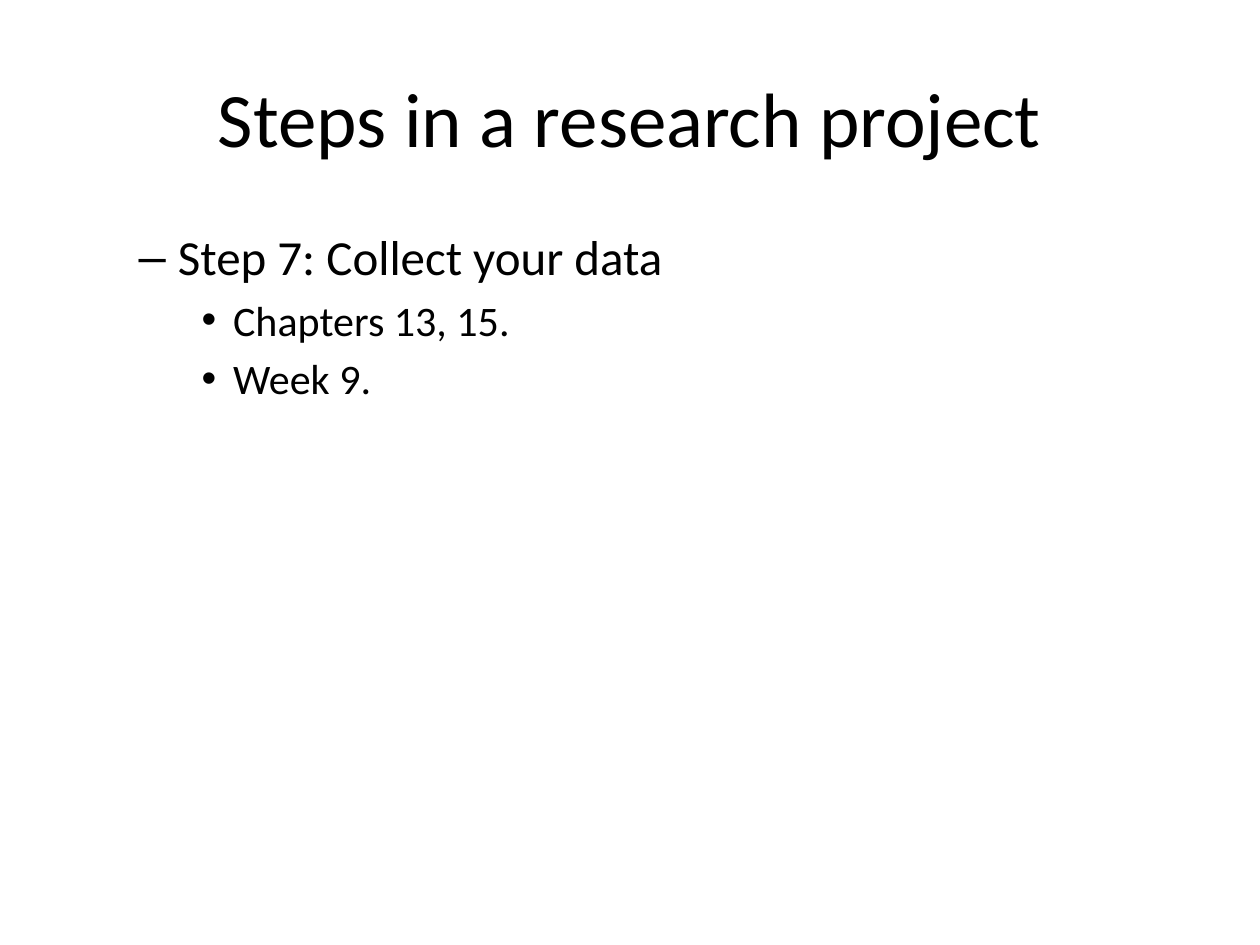
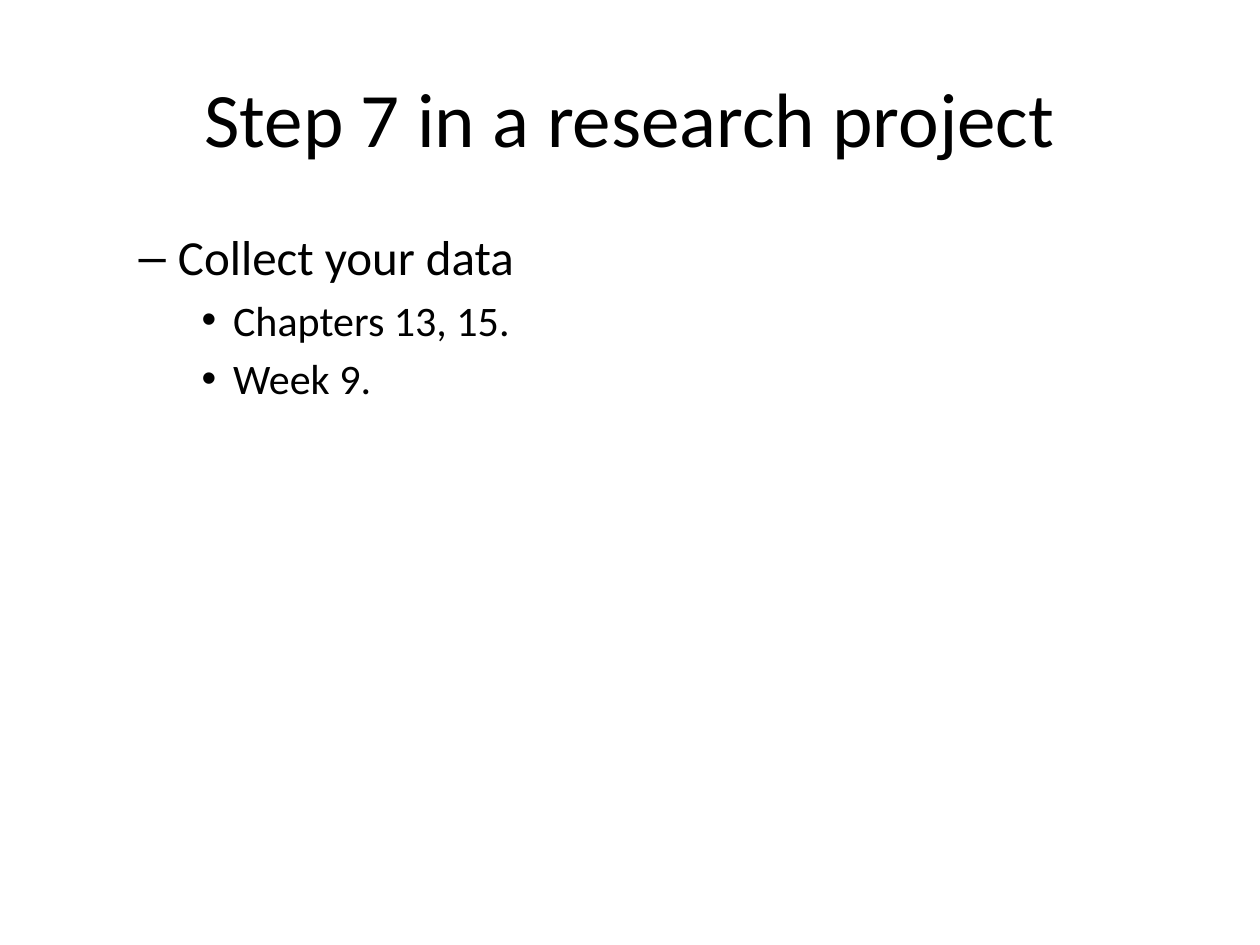
Before and after one commit to pmean/classes, a slide deck: slide 10 of clinical-research-methodology/results/video02-planning.pptx. Drawn at 1260x945 pixels with LibreOffice and Linux fonts; fonts in the diff are those of the drawing. Boxes give left, top, right and bottom in pixels: in the first picture for what was removed or moved away, otherwise in the second. Text is boxed around its words. In the diff, an @@ line names an element or a change of style, - is before the commit and + after.

```diff
--- a/clinical-research-methodology/results/video02-planning.pptx
+++ b/clinical-research-methodology/results/video02-planning.pptx
@@ title at bbox=[205, 93, 1053, 161]: text changed @@
-Steps in a research project
+Step 7 in a research project
@@ text at bbox=[178, 241, 514, 283]: text changed @@
-  – Step 7: Collect your data
+  – Collect your data
```
Also in this commit, not shown: 12 other slides changed, 17 other files.
